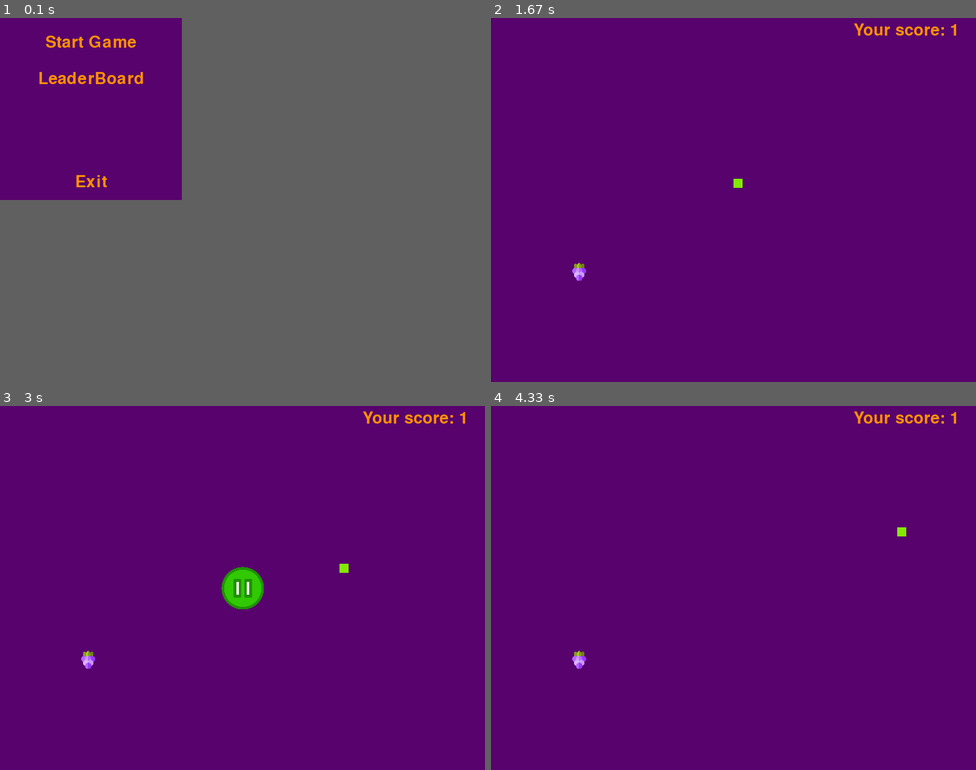
Above: before the commit, frames 1-4 (two rows, left to right).
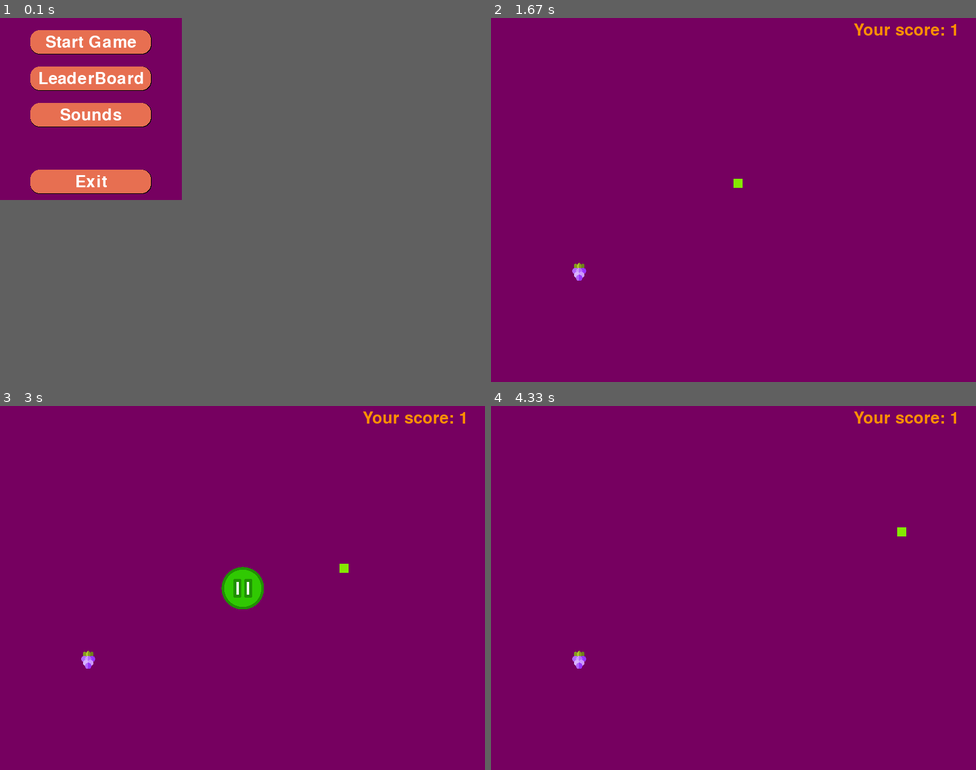
Above: after the commit, the same moments.

Repository: smorf1koo/PyGame-Snake
Game: pygame game, started from main.py
The game is run twice, just before and just after one commit, with the same random seed, the same clock (stepped at 60 frames per second) and the same inputs.
Inputs:
- Up to frame 1 (0.1 s): no input
- Up to frame 2 (1.67 s): click "Start Game" at 0.38 s; hold Up 1.17-1.63 s
- Up to frame 3 (3 s): hold Right 1.67-2.13 s; tap C at 2.73 s
- Up to frame 4 (4.33 s): hold Down 3.07-3.37 s; tap C at 3.22 s; hold Left 3.4-3.8 s; hold Up 3.83-4.2 s; hold Right from 4.23 s (still down)

The runs differ from the first frame. In frame 1, 19% of the frame differs, in the area x 0-38%, y 0-50%; in frame 2, 100%, in the area x 0-100%, y 0-100%; in frame 3, 99%; in frame 4, 100%.

Commit message:
button's border

Diff:
--- a/modules/button.py
+++ b/modules/button.py
@@ -1,23 +1,36 @@
 import pygame as g
+from .values import *
 
 
 class Button:
-    def __init__(self, text, pos, size, color, hover_color):
+    def __init__(self, text, pos, size, color, hover_color, border_color, border_thickness):
         self.text = text
         self.pos = pos
         self.size = size
         self.color = color
         self.hover_color = hover_color
+        self.border_color = border_color
+        self.border_thickness = border_thickness
         self.font = g.font.Font(None, size)
-        self.rect = self.font.render(text, True, color).get_rect(center=pos)
+        self.rect = g.Rect((pos[0] - 100), (pos[1] - 20), 200, 40)
 
     def draw(self, screen):
         mouse_pos = g.mouse.get_pos()
         if self.rect.collidepoint(mouse_pos):
-            text = self.font.render(self.text, True, self.hover_color)
+            current_color = self.hover_color
         else:
-            text = self.font.render(self.text, True, self.color)
-        screen.blit(text, self.rect)
+            current_color = self.color
+
+        text_surf = self.font.render(self.text, True, current_color)
+        text_rect = text_surf.get_rect(center=self.pos)
+
+        # Draw border with rounded corners
+        g.draw.rect(screen, self.border_color, self.rect, border_radius=15)
+        # Draw button with rounded corners inside the border
+        inner_rect = self.rect.inflate(-self.border_thickness, -self.border_thickness)
+        g.draw.rect(screen, BUTTON_COLOR, inner_rect, border_radius=15)
+
+        screen.blit(text_surf, text_rect)
 
     def is_clicked(self, event):
         if event.type == g.MOUSEBUTTONDOWN and event.button == 1:
--- a/modules/menu.py
+++ b/modules/menu.py
@@ -12,15 +12,18 @@
         self.clock = g.time.Clock()
         self.running = True
         self.buttons = [
-            Button("Start Game", (self.screen.get_width() / 2, self.screen.get_height() / 6 - 10),
-                   40, ORANGE, YELLOW),
-            Button("LeaderBoard", (self.screen.get_width() / 2, (self.screen.get_height() / 6) + 50),
-                   40, ORANGE, YELLOW),
-            Button("Exit", (self.screen.get_width() / 2, (self.screen.get_height() / 6) + 220), 40,
-                   ORANGE, YELLOW)
+            Button("Start Game", ((self.screen.get_width() / 2), (self.screen.get_height() / 6 - 10)),
+                   40, WHITE, TEXT_BUTTON_COLOR, BLACK, 1),
+            Button("LeaderBoard", ((self.screen.get_width() / 2), (self.screen.get_height() / 6 + 50)),
+                   40, WHITE, TEXT_BUTTON_COLOR, BLACK, 1),
+            Button("Sounds", ((self.screen.get_width() / 2), (self.screen.get_height() / 6 + 110)),
+                   40, WHITE, TEXT_BUTTON_COLOR, BLACK, 1),
+            Button("Exit", ((self.screen.get_width() / 2), (self.screen.get_height() / 6 + 220)),
+                   40, WHITE, TEXT_BUTTON_COLOR, BLACK, 1)
         ]
 
-    def start_game(self):
+    @staticmethod
+    def start_game():
         game = SnakeGame()
         game.run()
 
--- a/modules/values.py
+++ b/modules/values.py
@@ -1,6 +1,12 @@
-PURPLE = (88, 2, 109)
+PURPLE = (118, 0, 96)
+BUTTON_COLOR = (231, 111, 81)
+TEXT_BUTTON_COLOR = (255, 255, 170)
+WHITE = (255, 255, 255)
 ORANGE = (255, 144, 0)
 YELLOW = (255, 255, 0)
+BLACK = (0, 0, 0)
+BLUE = (47, 162, 178)
+GREY = (192, 192, 192)
 FPS = 30
 GAME_SIZE = (800, 600)
 MENU_SIZE = (300, 300)
